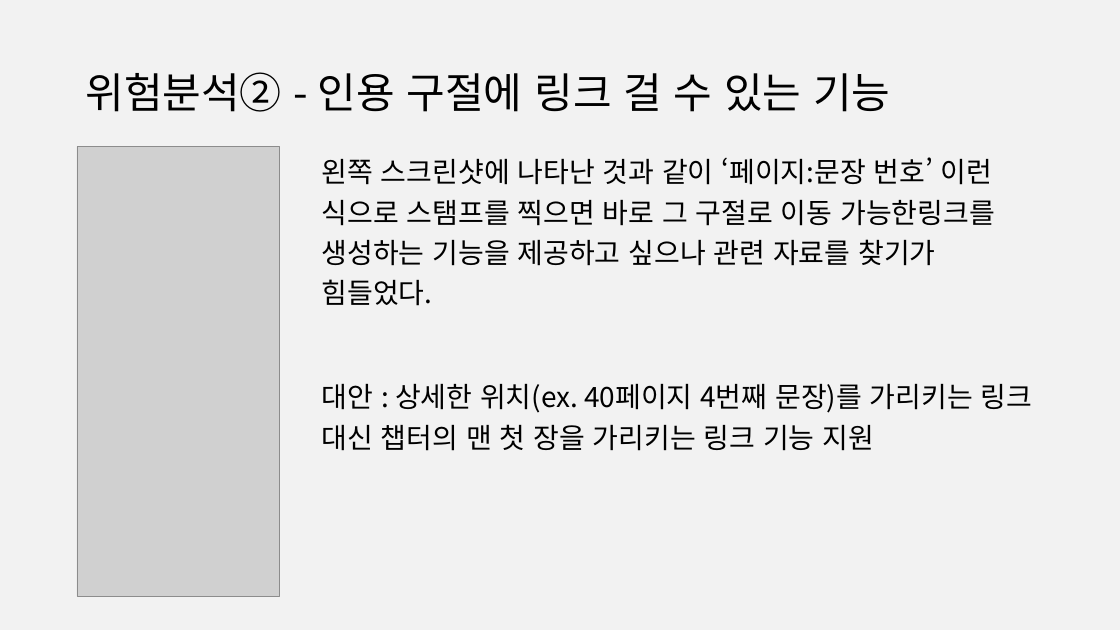
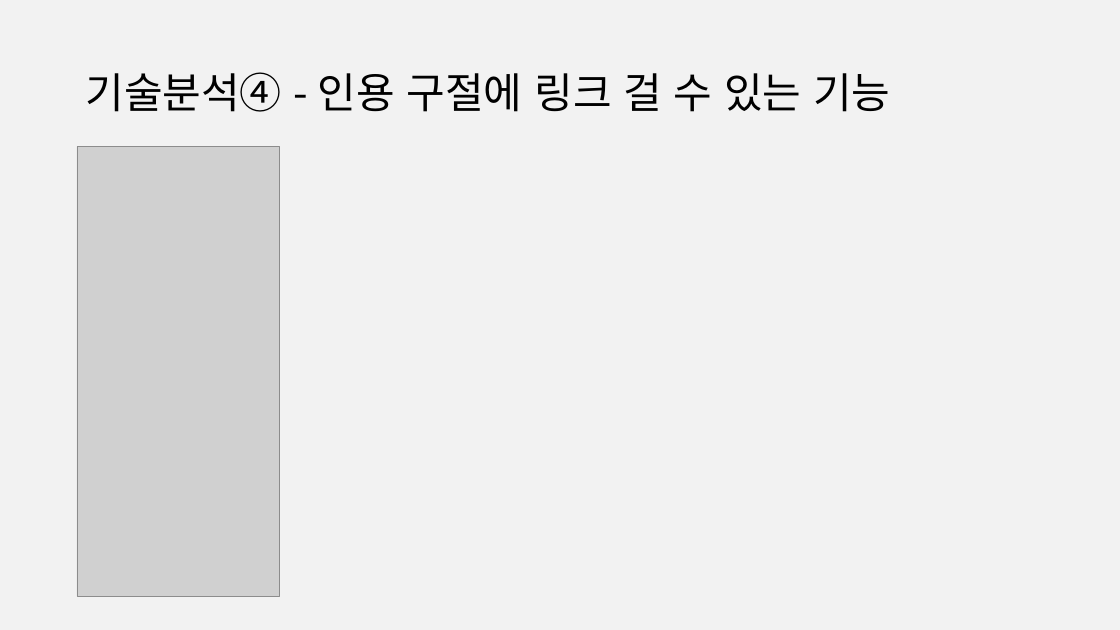
Before and after one commit to 888pocket/social-readbook-app, a slide deck: slide 18 of 보고서/사용자인터페이스(나) 제안발표ppt_3code.pptx. Drawn at 1120x630 pixels with LibreOffice and Linux fonts; fonts in the diff are those of the drawing; grey boxes stand for pictures. Boxes give left, top, right and bottom in pixels: in the first picture for what was removed or moved away, otherwise in the second. Text is boxed around its words. In the diff, an @@ line names an element or a change of style, - is before the commit and + after.

```diff
--- a/보고서/사용자인터페이스(나) 제안발표ppt_3code.pptx
+++ b/보고서/사용자인터페이스(나) 제안발표ppt_3code.pptx
@@ title at [85, 72, 890, 112]: text changed @@
-위험분석② - 인용 구절에 링크 걸 수 있는 기능
+기술분석④ - 인용 구절에 링크 걸 수 있는 기능
@@ text removed at [322, 157, 1033, 451] @@
-왼쪽 스크린샷에 나타난 것과 같이 ‘페이지:문장 번호’ 이런 식으로 스탬프를 찍으면 바로 그 구절로 이동 가능한링크를 생성하는 기능을 제공하고 싶으나 관련 자료를 찾기가 힘들었다.
-대안 : 상세한 위치(ex. 40페이지 4번째 문장)를 가리키는 링크 대신 챕터의 맨 첫 장을 가리키는 링크 기능 지원
```
Also in this commit, not shown: 8 other slides changed, 1 slide added.
